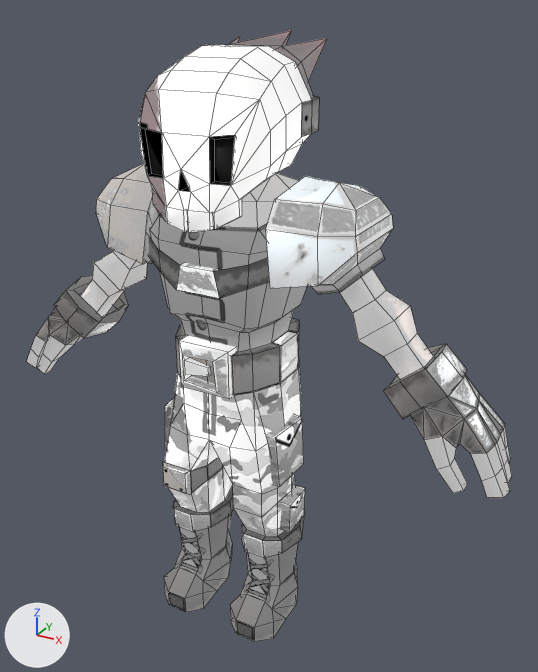
Two versions of the FBX model Vochap/Assets/Models/Vochap/vochap.fbx, one commit apart.
Camera for both pictures: a 50 mm lens placed at (1.26, -2.0, 2.18), pointed at (0.07, 0.17, 1.1). Arrows for +X, +Y and +Z are at lower left; the lights stay in place. Mesh edges are drawn as thin lines. Where no turn or scale is listed for an object, it has been applied to the vertices.

Objects in the first picture: 'vochapDT'.
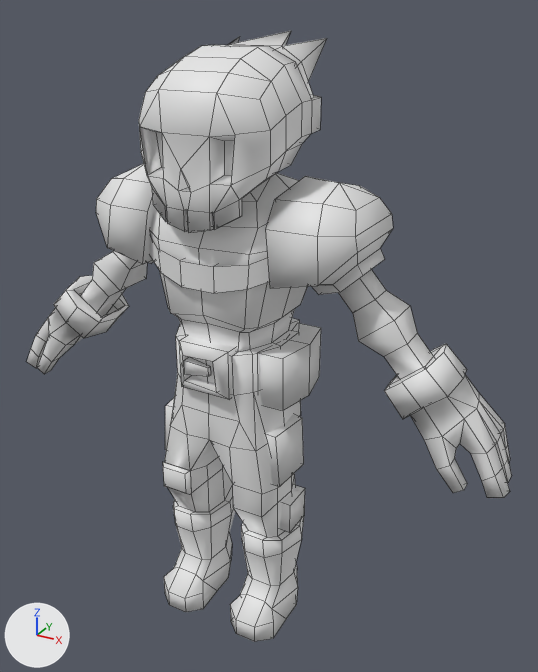
The newer file is also rescaled (x5.0) as a whole; pictures and numbers use the older file's frame.

Boxes [x1, y1, x2, y2] around the edits, measured in the pictures (538 x 672 px):
part 1 of me_vochapms, cut back: [48, 90, 467, 638] in both
part 2 of me_vochapms, recoloured (white to grey): [27, 31, 512, 642] in both

Edits to the bpy script that builds the scene:
```text
Change me_vochapms:
    used by ob_vochapdt; location = (0.0, 0.0, 0.0)
    remove me_vochapms.from_pydata(...)  # 765 vertices, 797 faces; spans x -0.99..0.99, y -0.23..0.46, z 0.0..2.12
    add me_vochapms.from_pydata(...)  # 761 vertices, 740 faces; spans x -0.99..0.99, y -0.23..0.46, z 0.0..2.12
    me_vochapms part 1
    24 vertices are removed from x -0.44..0.44, y -0.09..0.18, z 0.34..1.47
    139 faces are deleted
    8 vertices in x -0.32..0.32, y -0.06..0.2, z 1.46..1.93 move by (0.0, 0.02, 0.0)
    6 vertices in x -0.15..0.15, y 0.27..0.3, z 1.83..1.93 move by (0.0, 0.01, 0.0)
    4 vertices in x -0.06..0.06, y -0.17..-0.07, z 1.44 move by (0.0, 0.0, 0.02)
    3 vertices in x -0.08..0.64, y 0.2..0.3, z 1.16..1.49 move by (0.02, 0.0, 0.0)
    3 vertices in x -0.64..0.08, y 0.2..0.3, z 1.16..1.49 move by (-0.02, 0.0, 0.0)
    32 vertices move from x -0.73..0.73, y -0.19..0.23, z 0.35..1.86 to x -0.73..0.73, y -0.17..0.22, z 0.35..1.84
    14 vertices are added at x -0.4..0.4, y -0.07..0.22, z 0.95..1.5
    6 new vertices lie (0.09, 0.0, 0.0) away from vertices in x 0.16..0.19, y -0.07..0.22, z 0.95..1.15
    82 new faces join them
    me_vochapms part 2: 658 faces spanning x -0.99..0.99, y -0.23..0.46, z 0.0..2.12 switch from mat_material to no material
```
